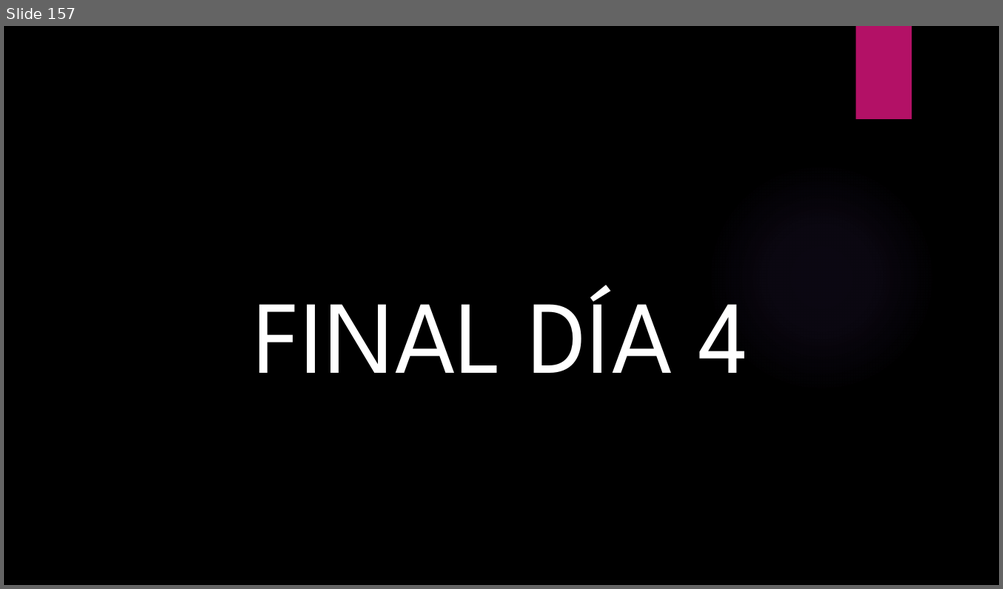
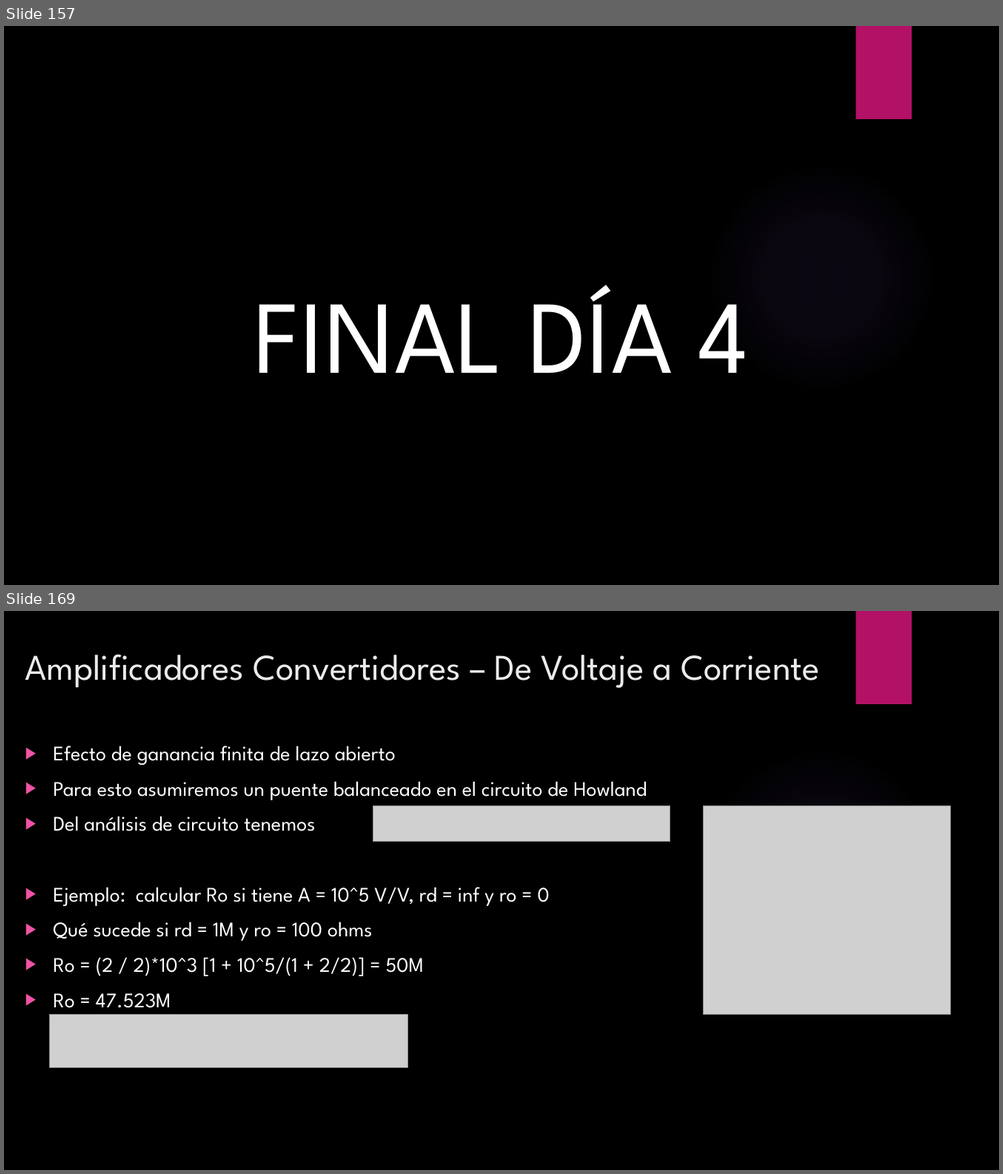
Before and after one commit to ulatinaedupa/ElectronicsII, a slide deck: Presentación/Electronica II.pptx. Shown one above the other, each under a label of ours: slide 157 before the commit, slides 157 and 169 after it; the slides between them are not shown. The pictures are 1003x589 and 1003x1174 pixels, drawn with LibreOffice and Linux fonts; fonts in the diff are those of the drawing; grey boxes stand for pictures; background and template pictures are left out. Boxes give left, top, right and bottom in pixels: in the first picture for what was removed or moved away, otherwise in the second. Text is boxed around its words. In the diff, an @@ line names an element or a change of style, - is before the commit and + after.

```diff
--- a/Presentación/Electronica II.pptx
+++ b/Presentación/Electronica II.pptx
@@ slide 169 added at box(4, 611, 999, 1170), background picture (left out); not listed: 2 template elements that a slide beside it also shows @@
@@ title added at box(25, 654, 820, 688), 35 pt, text #EBEBEB @@
+Amplificadores Convertidores – De Voltaje a Corriente
@@ text added at box(53, 746, 646, 1008), 20 pt, text #FFFFFF @@
+▶ Efecto de ganancia finita de lazo abierto
+▶ Para esto asumiremos un puente balanceado en el circuito de Howland
+▶ Del análisis de circuito tenemos
+▶ Ejemplo: calcular Ro si tiene A = 10^5 V/V, rd = inf y ro = 0
+▶ Qué sucede si rd = 1M y ro = 100 ohms
+▶ Ro = (2 / 2)*10^3 [1 + 10^5/(1 + 2/2)] = 50M
+▶ Ro = 47.523M
@@ picture added at box(373, 806, 670, 843) @@
@@ picture added at box(703, 806, 950, 1015) @@
@@ picture added at box(50, 1014, 407, 1068) @@
```
Also in this commit, not shown: 23 other slides added, 2 other files.
